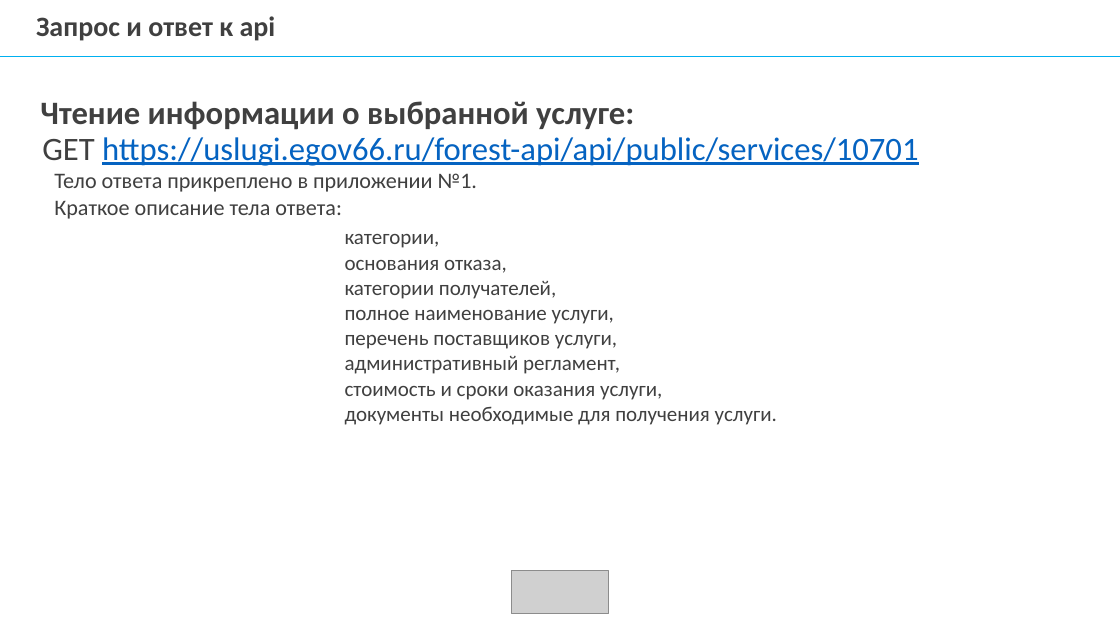
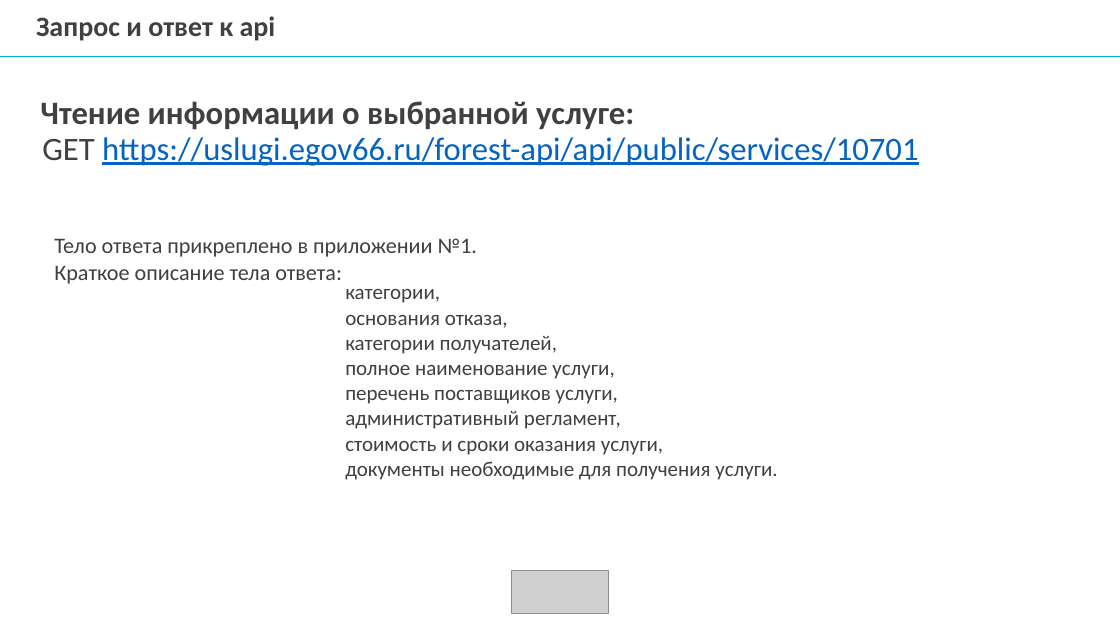
Before and after one commit to mcdodik20008/docs, a slide deck: slide 10 of Презентация диплома.pptx. Drawn at 1120x630 pixels with LibreOffice and Linux fonts; fonts in the diff are those of the drawing; grey boxes stand for pictures; background and template pictures are left out. Boxes give left, top, right and bottom in pixels: in the first picture for what was removed or moved away, otherwise in the second. Text is boxed around its words. In the diff, an @@ line names an element or a change of style, - is before the commit and + after.

```diff
--- a/Презентация диплома.pptx
+++ b/Презентация диплома.pptx
@@ text "Тело ответа прикреплено в приложении ..." at (x1=54, y1=238, x2=477, y2=284): text colour #646464 to #404040 @@
@@ text "Тело ответа прикреплено в приложении ..." moved from (x1=54, y1=173, x2=477, y2=219) to (x1=54, y1=238, x2=477, y2=284) @@
@@ text "категории," moved from (x1=345, y1=234, x2=777, y2=425) to (x1=345, y1=289, x2=777, y2=480) @@
@@ text "категории," at (x1=345, y1=289, x2=777, y2=480): text colour #646464 to #404040 @@
```
Also in this commit, not shown: 17 other slides changed, 1 other file.
